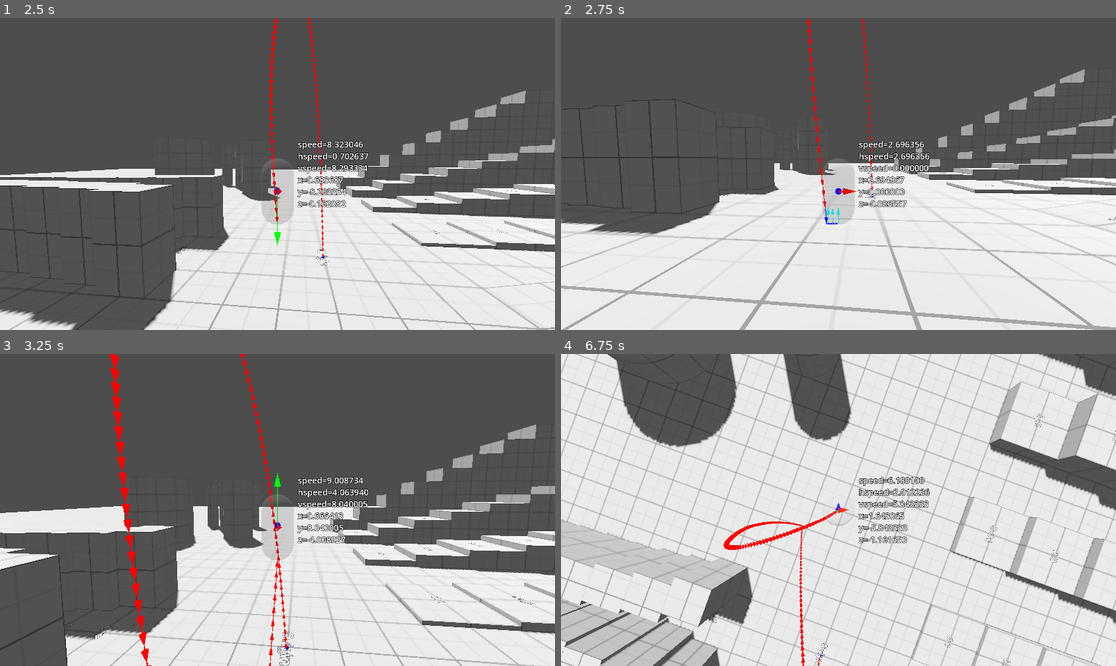
Above: before the commit, frames 1-4 (two rows, left to right).
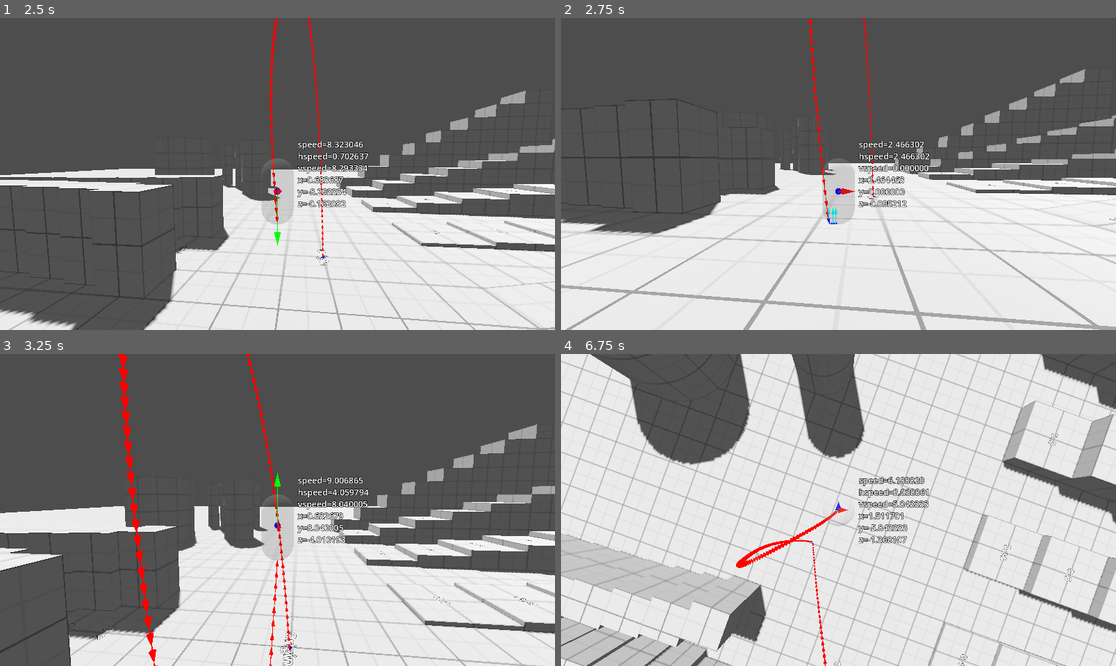
Above: after the commit, the same moments.

Repository: aylanonsense/godot-third-person
Game: Godot game, scene res://main.tscn
Same seed, same stepped clock (60 frames per second), same inputs: the game is played once before the commit and once after it.
Inputs (mouse positions are in pixels of both pictures, inside the frame that each line leads up to):
- Up to frame 1 (2.5 s): tap Enter at 0.5 s; move the mouse to (305, 174) at 0.52 s; hold W (move_forward) 0.53-2.03 s; tap Space (jump) at 0.6, 0.77, 1.07, 1.52, 1.55, 1.82, 2.1 s; move the mouse to (249, 174) at 1.27 s; click (249, 174) at 1.35 s; move the mouse to (333, 105) at 2.02 s; hold D (move_right) from 2.03 s (still down)
- Up to frame 2 (2.75 s): keep holding D (move_right)
- Up to frame 3 (3.25 s): move the mouse to (249, 572) at 2.77 s; release D (move_right) at 2.78 s; hold W (move_forward) from 2.78 s (still down); click (249, 572) at 2.85 s; tap Space (jump) at 3.02, 3.05 s
- Up to frame 4 (6.75 s): tap Space (jump) at 3.32, 3.6, 3.77, 4.07, 4.52, 4.55, 4.82, 5.1, 6.02, 6.05, 6.32, 6.6 s; move the mouse to (877, 513) at 3.52 s; move the mouse to (794, 506) at 4.27 s; click (794, 506) at 4.35 s; move the mouse to (866, 510) at 5.02 s; release W (move_forward) at 5.03 s; hold S (move_backward) 5.03-5.78 s; move the mouse to (755, 432) at 5.77 s; hold D (move_right) 5.78-6.53 s; click (755, 432) at 5.85 s; move the mouse to (866, 510) at 6.52 s; hold W (move_forward) from 6.53 s (still down)

Frame 1 is identical in both runs. In frame 2, 3.6% of the frame differs, in the area x 0-100%, y 0-100%; in frame 3, 5.4%; in frame 4, 28%.

Commit message:
Floor snapping with cliff detection

Diff:
--- a/player_character.gd
+++ b/player_character.gd
@@ -40,10 +40,11 @@
 
 # State
 var _just_jumped := false
-#var _last_move_step_direction := Vector3.FORWARD
+var _last_move_step_direction := Vector3.FORWARD
 
 # Floor state
 var _is_on_floor := false
+var _was_on_floor_last_frame := false
 var _floor_normal: Vector3
 var _reused_floor_from_last_frame := false
 var _was_previously_on_floor := false
@@ -77,6 +78,7 @@
 
 func _physics_process(delta: float) -> void:
 	var global_position_at_frame_start := global_position
+	_was_on_floor_last_frame = _is_on_floor
 	# If we found a floor last frame, we reuse it for the time being as our current floor
 	if _is_on_floor and not _reused_floor_from_last_frame:
 		_reused_floor_from_last_frame = true
@@ -137,7 +139,7 @@
 		# Stop when we're out of movement
 		if movement.is_zero_approx():
 			return
-		#_last_move_step_direction = movement.normalized()
+		_last_move_step_direction = movement.normalized()
 		# Try moving the full distance
 		var collision_info := move_and_collide(movement)
 		# If there were no collisions, we'll take that to mean we were able to move the full distance and there's no movement remaining
@@ -216,8 +218,8 @@
 
 
 func _snap_to_floor() -> void:
-	# Don't snap to the floor if we just jumped or already touched a floor this frame
-	if _just_jumped or (_is_on_floor and not _reused_floor_from_last_frame):
+	# Don't snap to the floor if we just jumped or already touched a floor this frame or haven't touched a floor in a while
+	if _just_jumped or (_is_on_floor and not _reused_floor_from_last_frame) or (not _is_on_floor and not _was_on_floor_last_frame):
 		return
 	# Move straight down
 	var movement := FLOOR_SNAP_MOVE_DISTANCE * -_up
@@ -234,26 +236,43 @@
 		var vector_from_feet_to_collision := collision_contact_position - global_position
 		var height_of_collision := vector_from_feet_to_collision.dot(_up)
 		# Check if this surface could qualify as a floor
-		if collision_angle <= _max_floor_angle and height_of_collision <= 0.5 * _collider_height:
-			# Set this surface as the new floor
-			_was_previously_on_floor = _is_on_floor
-			_previous_floor_normal = _floor_normal
-			_is_on_floor = true
-			_floor_normal = collision_normal
-			_reused_floor_from_last_frame = false
-			# Recalculate bases
-			var previous_inverse_move_basis := _inverse_move_basis
-			_calculate_and_set_bases_and_vectors()
-			# If we move between floors, adjust velocity to match the new slope
-			if _was_previously_on_floor and _previous_floor_normal != _floor_normal:
-				var old_move_basis_velocity := previous_inverse_move_basis * velocity
-				velocity = _move_basis * old_move_basis_velocity
-			# Cancel out velocity towards the surface of the collision
-			var collision_velocity_dot_product := collision_normal.dot(velocity) # Positive if velocity is away from the surface
-			var is_velocity_away_from_surface := collision_velocity_dot_product > 0.0
-			if not is_velocity_away_from_surface:
-				var velocity_towards_surface := collision_velocity_dot_product * collision_normal
-				velocity -= velocity_towards_surface
+		if not (collision_angle <= _max_floor_angle and height_of_collision <= 0.5 * _collider_height):
+			continue
+		# Check if this surface is an edge that we're falling off of
+		var original_floor_snap_edge_cast_position := _floor_snap_edge_cast.global_position
+		var floor_snap_edge_cast_vector := MathUtils.to_global_direction(_floor_snap_edge_cast, _floor_snap_edge_cast.target_position)
+		var floor_snap_edge_cast_forward_start_position := collision_contact_position - 0.5 * floor_snap_edge_cast_vector + FLOOR_SNAP_EDGE_CHECK_DISTANCE * _last_move_step_direction
+		_floor_snap_edge_cast.global_position = floor_snap_edge_cast_forward_start_position
+		_floor_snap_edge_cast.force_raycast_update()
+		_floor_snap_edge_cast.global_position = original_floor_snap_edge_cast_position
+		# If no surface could be found a little bit forward, it means we moved off of a cliff and shouldn't snap to the edge
+		if not _floor_snap_edge_cast.is_colliding():
+			continue
+		# If the surface a little bit forward from here is too different from the current floor, it probably means we moved off a cliff with a jutting-out edge
+		var floor_edge_cast_normal := _floor_snap_edge_cast.get_collision_normal()
+		var angle_between_floor_normal_and_edge_cast_normal := floor_edge_cast_normal.angle_to(collision_normal)
+		if angle_between_floor_normal_and_edge_cast_normal > _max_floor_snap_angle_change:
+			continue
+		# Set this surface as the new floor
+		_was_previously_on_floor = _is_on_floor
+		_previous_floor_normal = _floor_normal
+		_is_on_floor = true
+		_floor_normal = collision_normal
+		_reused_floor_from_last_frame = false
+		# Recalculate bases
+		var previous_inverse_move_basis := _inverse_move_basis
+		_calculate_and_set_bases_and_vectors()
+		# If we move between floors, adjust velocity to match the new slope
+		if _was_previously_on_floor and _previous_floor_normal != _floor_normal:
+			var old_move_basis_velocity := previous_inverse_move_basis * velocity
+			velocity = _move_basis * old_move_basis_velocity
+		# Cancel out velocity towards the surface of the collision
+		var collision_velocity_dot_product := collision_normal.dot(velocity) # Positive if velocity is away from the surface
+		var is_velocity_away_from_surface := collision_velocity_dot_product > 0.0
+		if not is_velocity_away_from_surface:
+			var velocity_towards_surface := collision_velocity_dot_product * collision_normal
+			velocity -= velocity_towards_surface
+		break
 	# Undo the movement if we didn't find any floor
 	if not _is_on_floor or _reused_floor_from_last_frame:
 		move_and_collide(-collision_info.get_travel())
